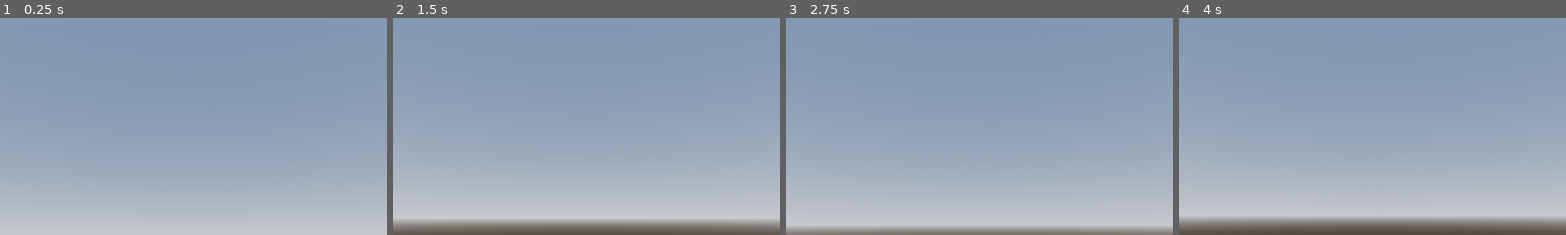
Above: before the commit, frames 1-4 (left to right).
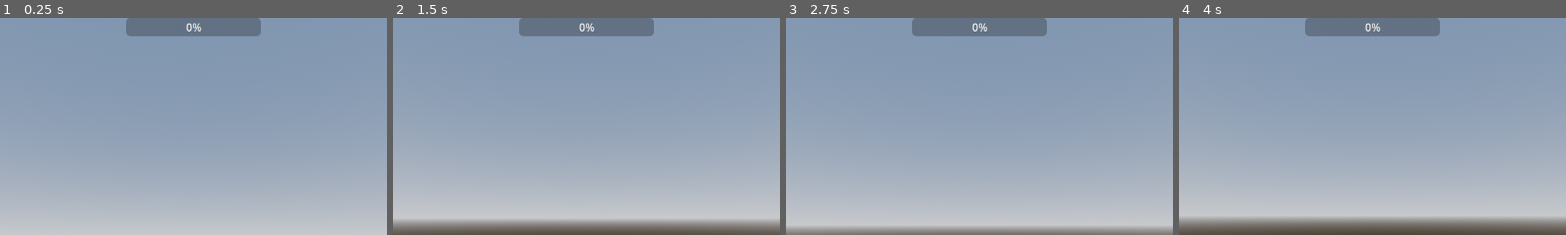
Above: after the commit, the same moments.

Repository: enigma999/Critical-Take-Over
Game: Godot game, scene res://scenes/game.tscn
Two runs of this game, one before a commit and one after it. Both use one fixed random seed, a clock stepped at 60 frames per second and the inputs below.
Inputs (mouse positions are % of the whole screen's width and height, from its top left):
- Up to frame 1 (0.25 s): no input
- Up to frame 2 (1.5 s): tap Enter at 0.5 s; move the mouse to (72, 45) at 0.52 s; hold D (right) 0.53-1.28 s; click (72, 45) at 0.67 s; tap Space (jump) at 0.77 s; move the mouse to (45, 50) at 1.27 s; hold W (forward) from 1.28 s (still down)
- Up to frame 3 (2.75 s): keep holding W (forward); tap Space (jump) at 1.52 s; move the mouse to (52, 48) at 2.02 s
- Up to frame 4 (4 s): keep holding W (forward); tap Space (jump) at 2.75, 3.02, 3.77 s; move the mouse to (49, 52) at 2.77 s; tap Enter at 3.5 s; move the mouse to (57, 51) at 3.52 s
The pictures show only the part of the screen within x 25-75%, y 0-50%; the shares and areas given below are measured in that part.

The runs differ from the first frame. In frame 1, 2.9% of the frame differs, in the area x 32-68%, y 0-9%; in frame 2, 2.9%; in frame 3, 2.9%; in frame 4, 2.9%.

Commit message:
added progress bar

Diff:
--- a/scenes/ui/ui.tscn
+++ b/scenes/ui/ui.tscn
@@ -1,7 +1,16 @@
 [gd_scene format=3 uid="uid://ryqfpwfl7coq"]
 
-[node name="UI" type="Control"]
-layout_mode = 3
-anchors_preset = 0
-offset_right = 40.0
-offset_bottom = 40.0
+[node name="UI" type="CanvasLayer"]
+
+[node name="top center" type="HBoxContainer" parent="."]
+anchors_preset = 10
+anchor_right = 1.0
+offset_bottom = 27.0
+grow_horizontal = 2
+
+[node name="ProgressBar" type="ProgressBar" parent="top center"]
+custom_minimum_size = Vector2(200, 0)
+layout_mode = 2
+size_flags_horizontal = 6
+step = 1.0
+rounded = true
